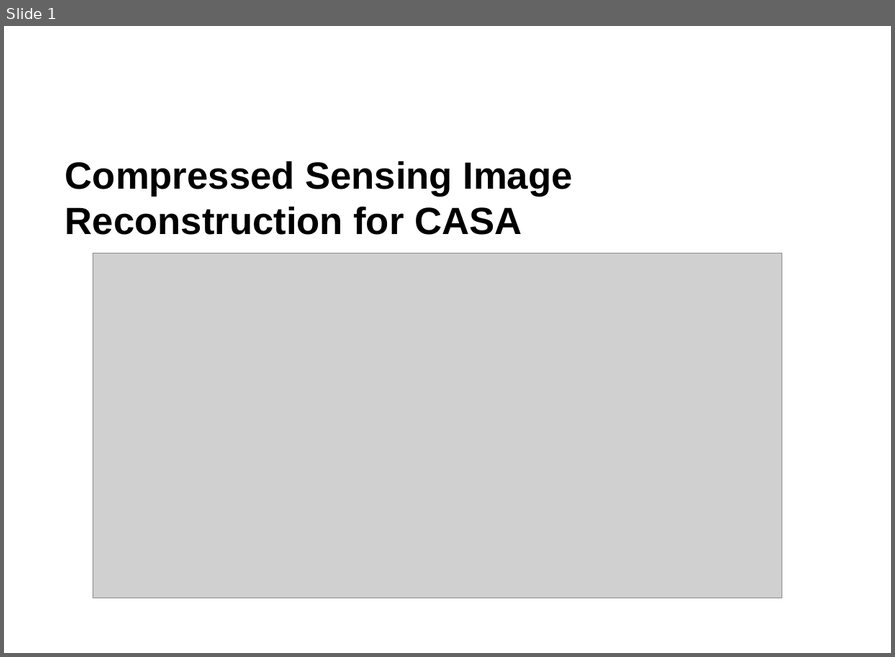
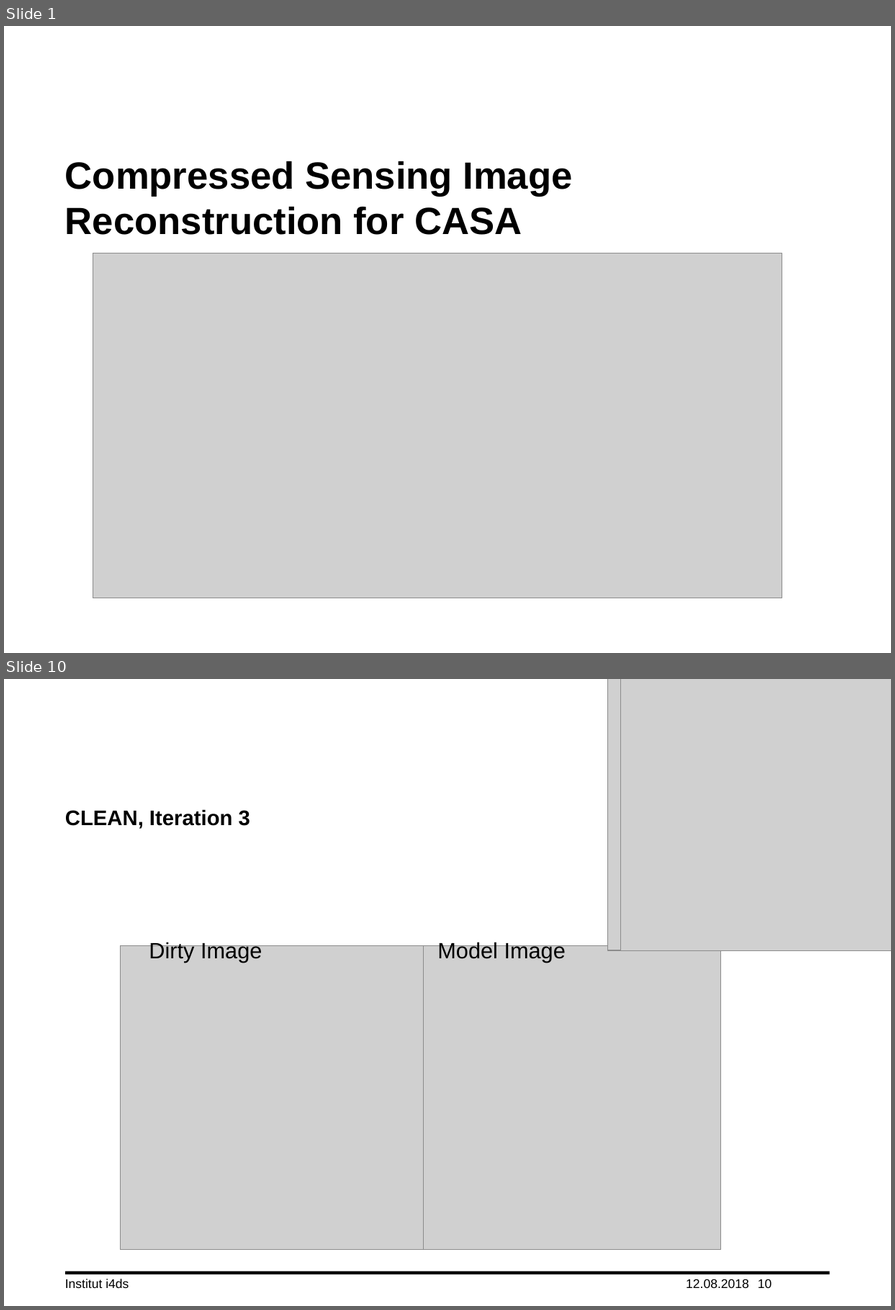
Before and after one commit to lord-blueberry/p7-doc, a slide deck: ppt/praes.pptx. Shown one above the other, each under a label of ours: slide 1 before the commit, slides 1 and 10 after it; the slides between them are not shown. The pictures are 895x657 and 895x1310 pixels, drawn with LibreOffice and Linux fonts; fonts in the diff are those of the drawing; grey boxes stand for pictures; background and template pictures are left out. Boxes give left, top, right and bottom in pixels: in the first picture for what was removed or moved away, otherwise in the second. Text is boxed around its words. In the diff, an @@ line names an element or a change of style, - is before the commit and + after.

```diff
--- a/ppt/praes.pptx
+++ b/ppt/praes.pptx
@@ slide 10 added at box(4, 679, 891, 1306), background #FFFFFF @@
@@ picture added at box(608, 679, 882, 950) @@
@@ picture added at box(621, 679, 891, 950) @@
@@ title added at box(65, 809, 250, 829), 20 pt, text #000000, bold @@
+CLEAN, Iteration 3
@@ picture added at box(120, 946, 424, 1250) @@
@@ text added at box(149, 941, 262, 963), 21 pt, text #000000 @@
+Dirty Image
@@ picture added at box(417, 946, 721, 1250) @@
@@ text added at box(437, 941, 566, 963), 21 pt, text #000000 @@
+Model Image
@@ line added from (65, 1273) to (830, 1273), #000000 3 pt @@
@@ text added at box(65, 1279, 129, 1288), 12 pt, text #000000 @@
+Institut i4ds
@@ text added at box(686, 1279, 749, 1288), 12 pt, text #000000 @@
+12.08.2018
@@ page number added at box(758, 1279, 772, 1288), 12 pt, text #000000 @@
+10
```
Also in this commit, not shown: 21 slides changed, 8 other slides added, 49 other files.
